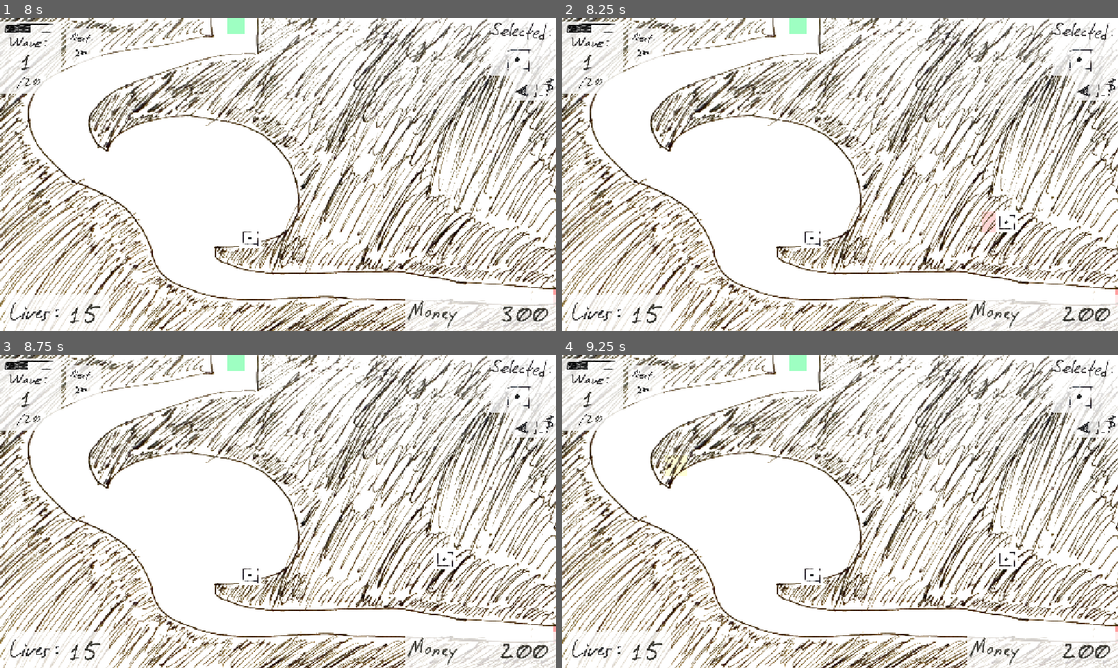
Above: before the commit, frames 1-4 (two rows, left to right).
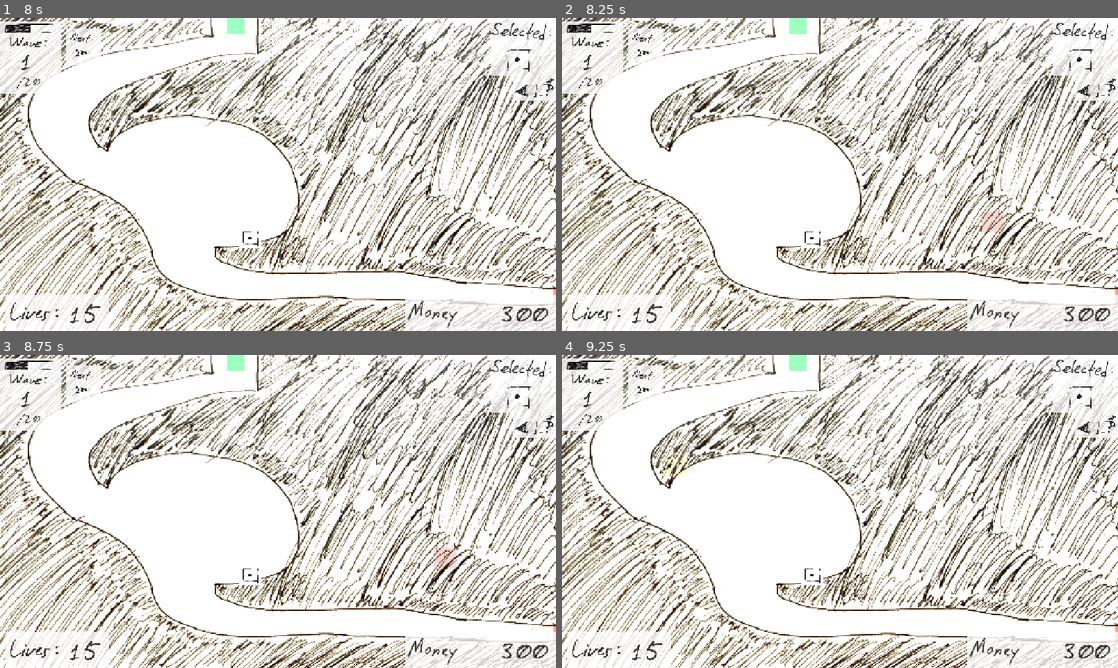
Above: after the commit, the same moments.

Repository: OzuYatamutsu/notebook-tower-defense
Game: Godot game, scene res://levels/level_digestion.tscn
Same seed, same stepped clock (60 frames per second), same inputs: the game is played once before the commit and once after it. This scene is started directly instead of the project's main scene.
Inputs (mouse positions are in pixels of both pictures, inside the frame that each line leads up to):
- Up to frame 1 (8 s): click (544, 86) at 0.5 s; click (522, 89) at 1.25 s; click (428, 89) at 2 s; click (544, 86) at 2.75 s; click (522, 89) at 3.5 s; click (461, 124) at 4.27 s; click (544, 86) at 5 s; click (522, 89) at 5.75 s; click (428, 89) at 6.5 s; move the mouse to (250, 237) at 7.27 s; click (250, 237) at 7.42 s
- Up to frame 2 (8.25 s): tap Enter at 8 s; move the mouse to (1006, 221) at 8.02 s; click (1006, 221) at 8.17 s
- Up to frame 3 (8.75 s): no input
- Up to frame 4 (9.25 s): tap Space at 8.75 s; move the mouse to (673, 464) at 8.77 s; click (673, 464) at 8.92 s

Frame 1 is identical in both runs. In frame 2, 0.2% of the frame differs, in the area x 78-93%, y 61-97%; in frame 3, 0.3%; in frame 4, 0.2%.

Commit message:
Reshape buildable area, Digestion (5/6)

Diff:
--- a/levels/level_digestion.tscn
+++ b/levels/level_digestion.tscn
@@ -104,10 +104,10 @@
 curve = SubResource("Curve2D_ec1vk")
 
 [node name="CollisionPolygon2D" type="CollisionPolygon2D" parent="LevelViewport/walls" index="0"]
-polygon = PackedVector2Array(484, -2, 490, 42, 477, 42, 461, 42, 438, 49, 403, 57, 368, 63, 340, 66, 299, 73, 260, 79, 224, 88, 195, 99, 167, 110, 140, 122, 122, 133, 101, 145, 91, 157, 79, 170, 71, 188, 65, 207, 65, 225, 66, 238, 69, 254, 76, 271, 85, 289, 94, 302, 105, 317, 132, 343, 150, 360, 168, 377, 196, 386, 229, 401, 249, 410, 269, 424, 285, 434, 298, 447, 317, 470, 333, 498, 346, 525, 349, 536, 349, 545, 354, 558, 362, 571, 369, 584, 380, 597, 402, 610, 428, 621, 456, 632, 489, 639, 522, 645, 546, 648, 581, 647, 618, 648, 663, 645, 718, 643, 733, 643, 765, 641, 807, 645, 864, 646, 900, 648, 932, 649, 962, 650, 1018, 651, 1043, 652, 1105, 655, 1155, 658, 1208, 661, 1243, 660, 1280, 656, 1280, 719, 1047, 720, -1, 720, 0, -1)
+polygon = PackedVector2Array(484, 2, 490, 38, 428, 50, 350, 65, 284, 76, 232, 85, 158, 113, 93, 150, 70, 190, 64, 225, 70, 256, 80, 283, 98, 308, 137, 349, 172, 377, 218, 395, 253, 412, 288, 436, 313, 463, 338, 504, 349, 538, 360, 570, 385, 598, 410, 616, 461, 633, 535, 647, 703, 644, 799, 646, 945, 649, 1116, 656, 1280, 658, 1281, 713, 664, 705, 428, 702, 339, 672, 312, 632, 284, 577, 258, 543, 241, 525, 224, 496, 196, 473, 153, 459, 115, 420, 60, 378, 27, 333, -2, 213, -1, 115, 59, 68, 147, 44, 241, 23, 351, 12)
 
 [node name="CollisionPolygon2D2" type="CollisionPolygon2D" parent="LevelViewport/walls" index="1"]
-polygon = PackedVector2Array(593, 0, 1280, 1, 1280, 622, 1255, 621, 1220, 619, 1162, 614, 1115, 610, 1063, 608, 1045, 606, 1011, 599, 989, 595, 964, 593, 959, 589, 937, 585, 912, 584, 882, 584, 850, 582, 812, 584, 768, 584, 737, 587, 692, 587, 656, 587, 624, 586, 595, 582, 579, 582, 555, 576, 530, 569, 515, 564, 498, 552, 495, 539, 497, 527, 508, 527, 520, 527, 528, 527, 538, 526, 552, 524, 569, 520, 604, 513, 641, 501, 652, 497, 663, 488, 669, 476, 675, 465, 678, 455, 684, 447, 684, 436, 684, 420, 687, 410, 685, 391, 678, 367, 665, 330, 636, 294, 610, 271, 580, 255, 541, 240, 507, 236, 444, 226, 418, 225, 381, 229, 345, 237, 307, 247, 286, 261, 262, 276, 250, 296, 247, 306, 227, 294, 217, 277, 206, 256, 205, 233, 210, 216, 228, 194, 259, 169, 290, 154, 324, 141, 388, 120, 465, 95, 512, 86, 539, 81, 559, 81, 579, 81, 596, 86, 592, 63, 592, 44, 594, 35)
+polygon = PackedVector2Array(593, 0, 592, 82, 537, 82, 477, 92, 424, 108, 370, 125, 317, 143, 273, 163, 236, 188, 209, 220, 204, 238, 208, 260, 220, 283, 246, 306, 258, 284, 268, 271, 288, 259, 335, 238, 419, 222, 523, 237, 569, 250, 627, 281, 662, 327, 685, 379, 685, 434, 673, 478, 633, 506, 545, 523, 498, 528, 495, 546, 501, 555, 576, 581, 675, 588, 803, 586, 893, 582, 931, 584, 1012, 598, 1064, 607, 1205, 617, 1282, 623, 1281, 559, 1009, 539, 881, 525, 710, 526, 761, 432, 758, 383, 743, 328, 702, 248, 666, 220, 622, 194, 557, 188, 472, 170, 381, 187, 407, 156, 511, 138, 643, 140, 654, -2)
 
 [node name="LevelHitbox" parent="LevelViewport" index="5"]
 position = Vector2(1283, 640)
